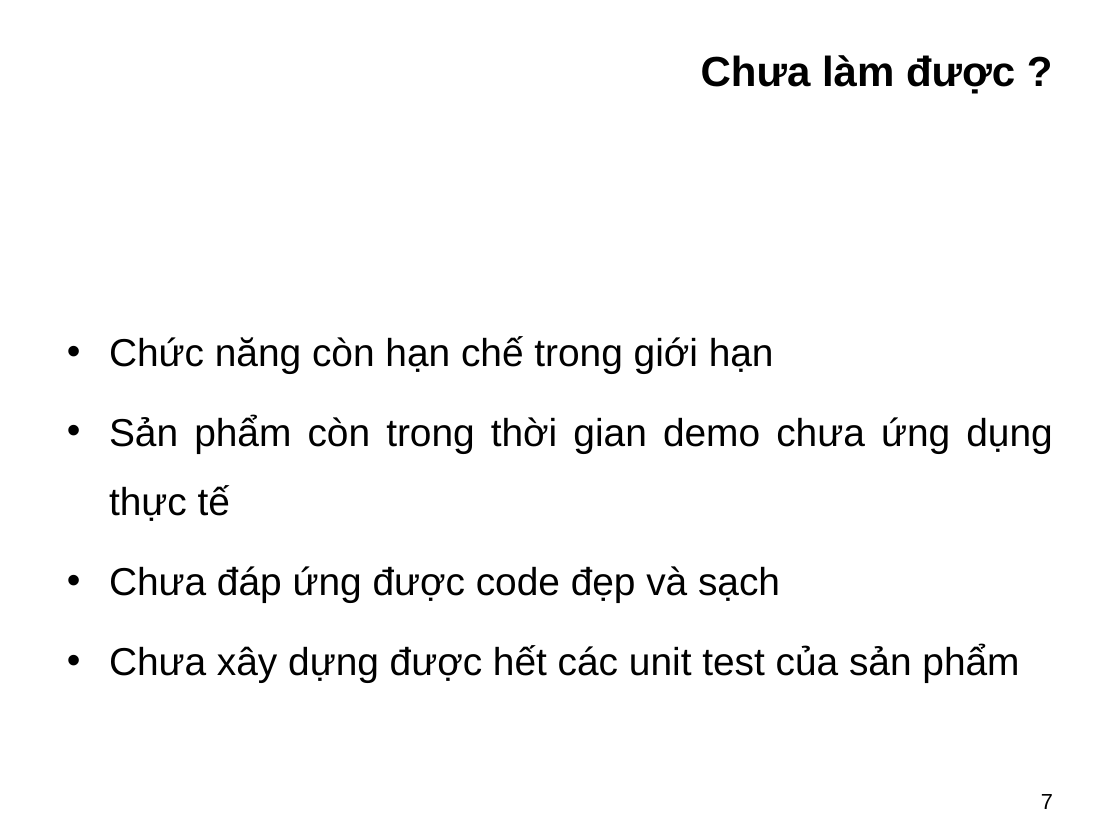
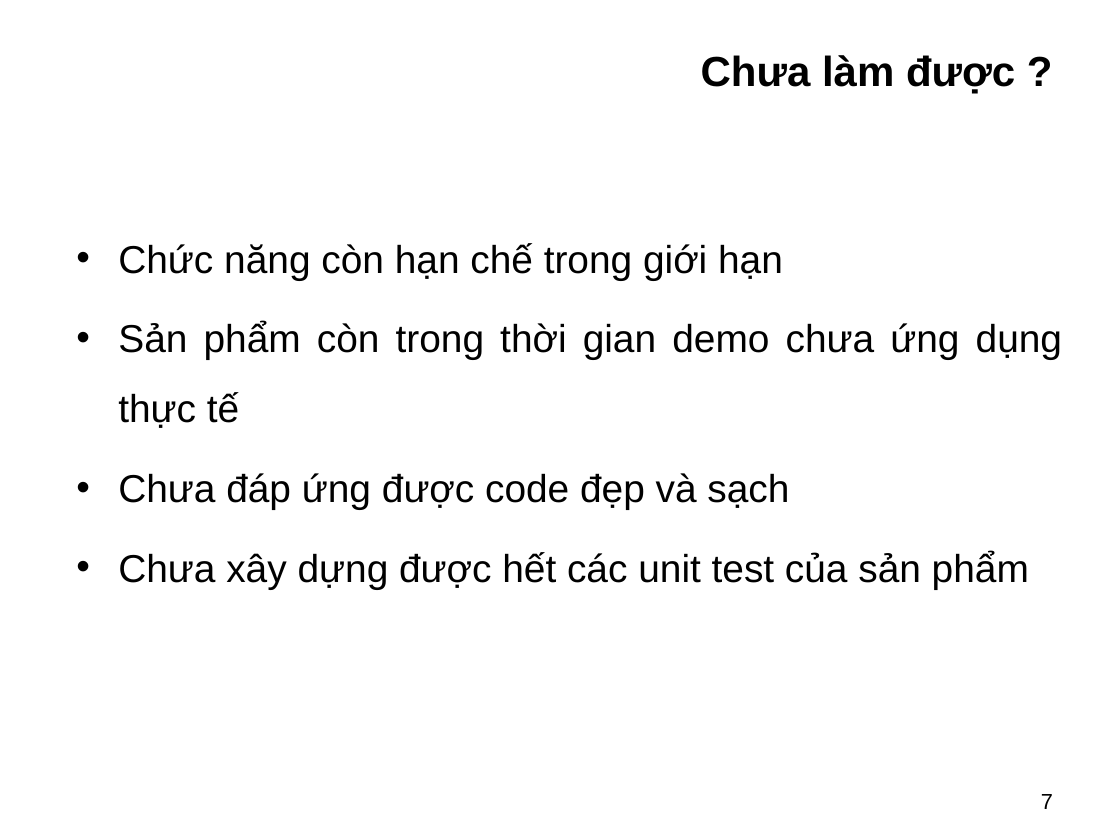
Before and after one commit to FAI-C1212L-SEM4-G1/WebsiteRealEstateNTB, a slide deck: slide 7 of document_other/Slide_Project_SEM4.ppt. Drawn at 1120x840 pixels with LibreOffice and Linux fonts; fonts in the diff are those of the drawing; background and template pictures are left out. Boxes give left, top, right and bottom in pixels: in the first picture for what was removed or moved away, otherwise in the second. Text is boxed around its words. In the diff, an @@ line names an element or a change of style, - is before the commit and + after.

```diff
--- a/document_other/Slide_Project_SEM4.ppt
+++ b/document_other/Slide_Project_SEM4.ppt
@@ text "Chức năng còn hạn chế ...": place and size @@
-text "Chức năng còn hạn chế ..." at [109, 336, 1052, 682]
+text "Chức năng còn hạn chế ..." at [118, 243, 1062, 589]
```
Also in this commit, not shown: 6 other slides changed, 2 other files.
